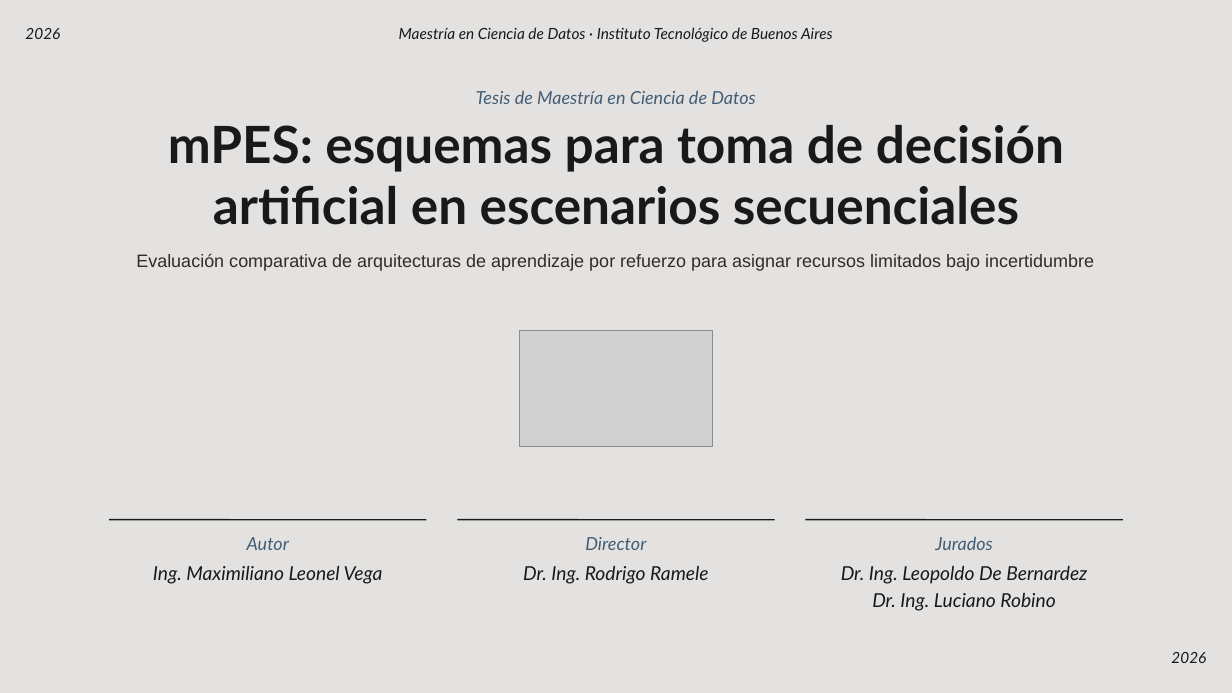
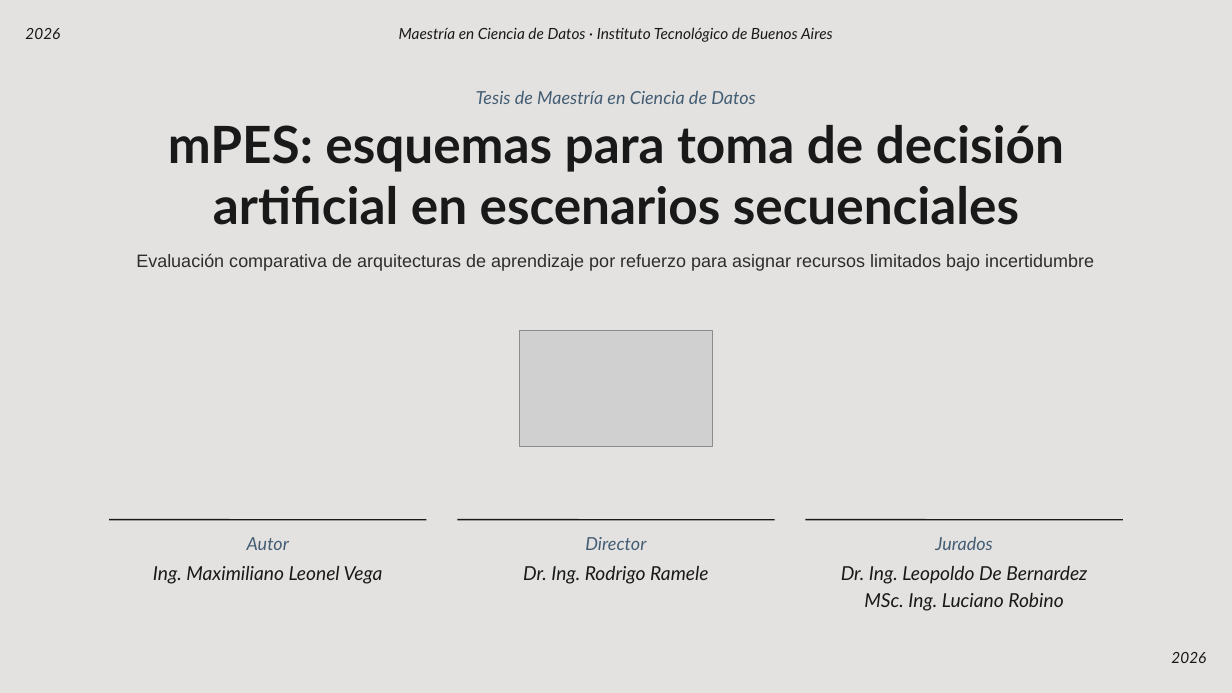
Before and after one commit to Maximiliano0/mPES, a slide deck: slide 1 of writings/out/mPES — Defensa de tesis.pptx. Drawn at 1232x693 pixels with LibreOffice and Linux fonts; fonts in the diff are those of the drawing; grey boxes stand for pictures; background and template pictures are left out. Boxes give left, top, right and bottom in pixels: in the first picture for what was removed or moved away, otherwise in the second. Text is boxed around its words. In the diff, an @@ line names an element or a change of style, - is before the commit and + after.

```diff
--- a/writings/out/mPES — Defensa de tesis.pptx
+++ b/writings/out/mPES — Defensa de tesis.pptx
@@ text at <box>864,593,1063,611</box>: text changed @@
-Dr. Ing. Luciano Robino
+MSc. Ing. Luciano Robino
```
